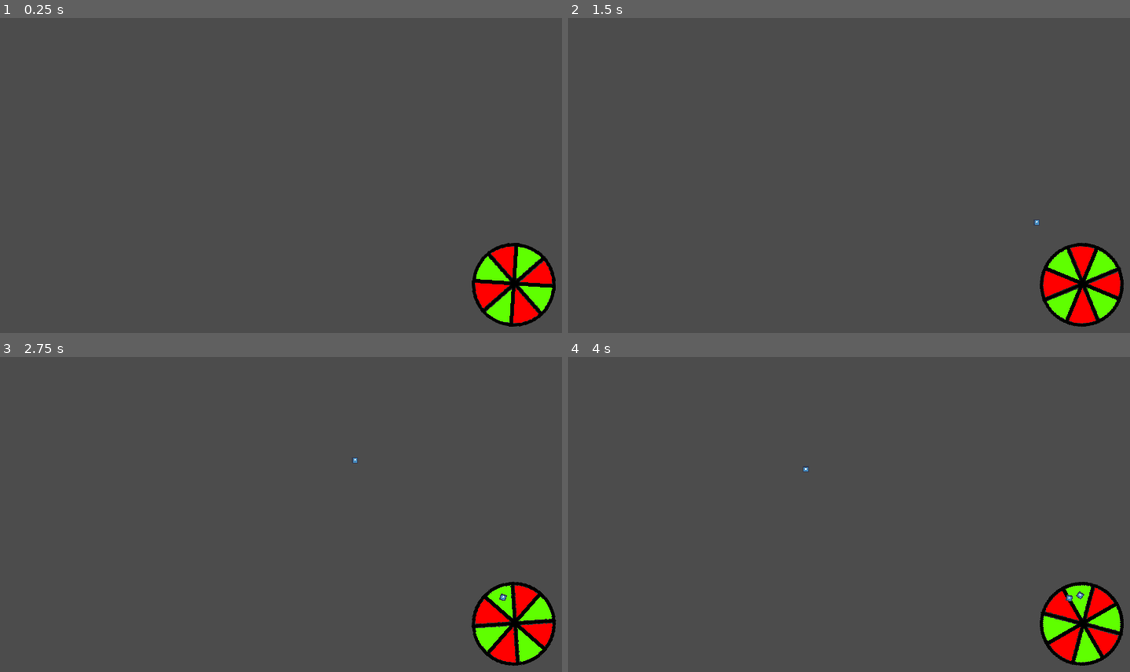
Above: before the commit, frames 1-4 (two rows, left to right).
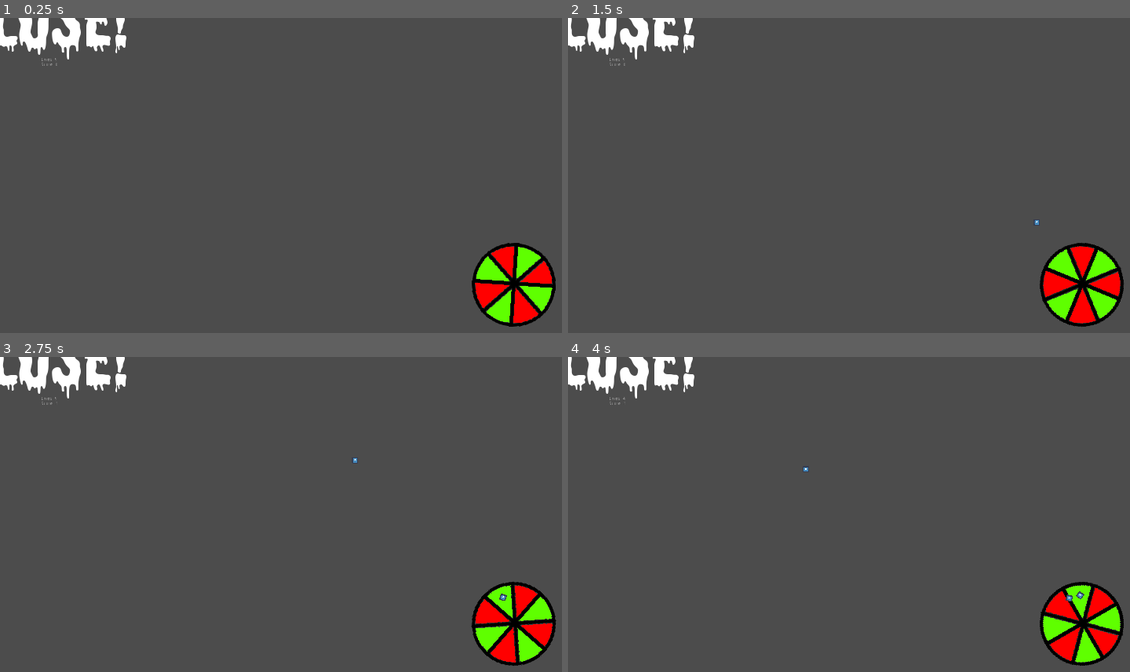
Above: after the commit, the same moments.

Repository: yimmit303/Creepy_Clown_Carnival
Game: Godot game, scene res://Minigames/Knife Game/Knife_Game.tscn
Two runs of this game, one before a commit and one after it. Both use one fixed random seed, a clock stepped at 60 frames per second and the inputs below. This scene is started directly instead of the project's main scene. The engine's default icon, where the game draws it, is replaced by a stand-in: a white triangle on a blue panel in a dark square.
Inputs (mouse positions are in pixels of both pictures, inside the frame that each line leads up to):
- Up to frame 1 (0.25 s): no input
- Up to frame 2 (1.5 s): move the mouse to (1017, 175) at 0.52 s; hold D (move_right) 0.53-1.28 s; tap E (select) at 0.6, 1.35 s; click (1017, 175) at 0.67 s; tap Space (move_jump) at 0.77 s; move the mouse to (759, 213) at 1.27 s; hold S (move_back) from 1.28 s (still down); click (759, 213) at 1.42 s
- Up to frame 3 (2.75 s): tap Space (move_jump) at 1.52 s; move the mouse to (376, 454) at 2.02 s; release S (move_back) at 2.03 s; hold D (move_right) from 2.03 s (still down); tap E (select) at 2.1 s; click (376, 454) at 2.17 s
- Up to frame 4 (4 s): move the mouse to (849, 602) at 2.77 s; release D (move_right) at 2.78 s; hold W (move_forward) 2.78-3.53 s; tap E (select) at 2.85, 3.6 s; click (849, 602) at 2.92 s; tap Space (move_jump) at 3.02, 3.77 s; move the mouse to (1068, 586) at 3.52 s; hold A (move_left) from 3.53 s (still down); click (1068, 586) at 3.67 s

The runs differ from the first frame. In frame 1, 1.4% of the frame differs, in the area x 0-23%, y 0-16%; in frame 2, 1.4%; in frame 3, 1.4%; in frame 4, 1.4%.

Commit message:
added some game over stuff to knife

Diff:
--- a/Minigames/Knife Game/Knife_Game.gd
+++ b/Minigames/Knife Game/Knife_Game.gd
@@ -1,18 +1,34 @@
 extends Node2D
 
-var score = 0
-var life = 10
+var total = 0
+var life = 5
+var scoreboard = null
 
 func _ready():
-	pass # Replace with function body.
+	scoreboard = get_child(2)
 
 func scored(score):
 	if score < 0:
-		# damaging wedge
 		life -= 1
 	else:
-		score += 1
+		total += 1
+
+func make_inactive():
+	get_child(1).disable()
 
 func _process(delta):
-	# TODO add process in for gameover
-	pass
+	scoreboard.print_text("Lives: " + str(life) + "\n" + "Score: " + str(total))
+	if total >= 5:
+		_on_game_won()
+	if life <= 0:
+		_on_game_lost()
+
+func _on_game_won():
+	make_inactive()
+	$WinScreen.play()
+	yield($WinScreen, "done_playing")
+
+func _on_game_lost():
+	make_inactive()
+	$LoseScreen.play()
+	yield($LoseScreen, "done_playing")
--- a/Minigames/Knife Game/Knife_Game.tscn
+++ b/Minigames/Knife Game/Knife_Game.tscn
@@ -1,8 +1,11 @@
-[gd_scene load_steps=4 format=2]
+[gd_scene load_steps=7 format=2]
 
 [ext_resource path="res://Minigames/Knife Game/Wheel.tscn" type="PackedScene" id=1]
 [ext_resource path="res://Minigames/Knife Game/Knife_Spawner.tscn" type="PackedScene" id=2]
 [ext_resource path="res://Minigames/Knife Game/Knife_Game.gd" type="Script" id=3]
+[ext_resource path="res://Minigames/Knife Game/Scoreboard.gd" type="Script" id=4]
+[ext_resource path="res://Minigames/Effects/LoseScreen.tscn" type="PackedScene" id=5]
+[ext_resource path="res://Minigames/Effects/WinScreen.tscn" type="PackedScene" id=6]
 
 [node name="Knife_Game" type="Node2D"]
 script = ExtResource( 3 )
@@ -12,3 +15,20 @@
 
 [node name="Knife_Spawner" parent="." instance=ExtResource( 2 )]
 position = Vector2( 281.93, 822.705 )
+
+[node name="Scoreboard" type="RichTextLabel" parent="."]
+margin_left = 126.0
+margin_top = 121.0
+margin_right = 283.0
+margin_bottom = 181.0
+rect_scale = Vector2( 1, 1.01354 )
+text = "Lives:
+Score:"
+script = ExtResource( 4 )
+__meta__ = {
+"_edit_use_anchors_": false
+}
+
+[node name="LoseScreen" parent="." instance=ExtResource( 5 )]
+
+[node name="WinScreen" parent="." instance=ExtResource( 6 )]
--- a/Minigames/Knife Game/Knife_Spawner.gd
+++ b/Minigames/Knife Game/Knife_Spawner.gd
@@ -1,26 +1,32 @@
 extends Node2D
 var knife = load("Minigames/Knife Game/Knife.tscn")
 var set_spawn = false
+var disabled = false
 var max_delay = 1.0
 var delay = 0.0
 func _ready():
 	pass # Replace with function body.
 
+func disable():
+	disabled = true
+
 func _input(event):
-	if event is InputEventMouseButton:
-		if event.button_index == BUTTON_LEFT:
-			if event.pressed:
-				if delay <= 0.0:
-					delay = 0.0
-					set_spawn = true
+	if not disabled:
+		if event is InputEventMouseButton:
+			if event.button_index == BUTTON_LEFT:
+				if event.pressed:
+					if delay <= 0.0:
+						delay = 0.0
+						set_spawn = true
 
 
 func _process(delta):
-	if set_spawn:
-		delay = max_delay
-		set_spawn = false
-		var new_knife = knife.instance()
-		new_knife.throw(48, 45)
-		self.add_child(new_knife)
-	else:
-		delay -= delta
+	if not disabled:
+		if set_spawn:
+			delay = max_delay
+			set_spawn = false
+			var new_knife = knife.instance()
+			new_knife.throw(48, 45)
+			self.add_child(new_knife)
+		else:
+			delay -= delta
--- /dev/null
+++ b/Minigames/Knife Game/Scoreboard.gd
@@ -0,0 +1,5 @@
+extends RichTextLabel
+
+
+func print_text(text):
+	self.text = text
Not shown: 1 places in Minigames/Balloon Game/Balloon_Game.tscn that only renumber resources
